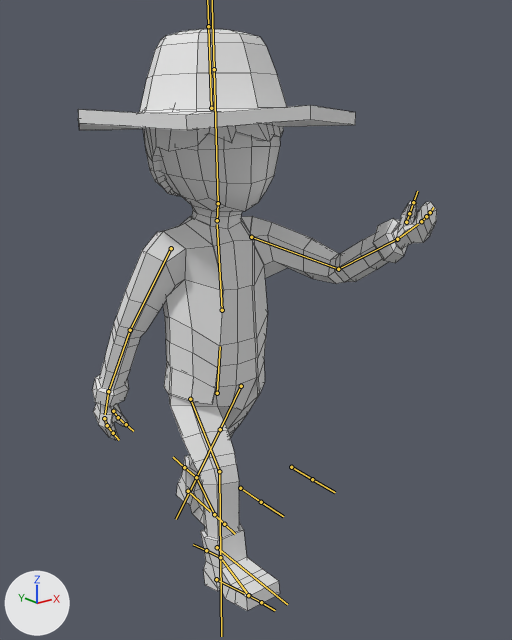
Before and after pictures for a commit that changed the FBX model OutofLight/Assets/Graphics/PlayerCharacter/Dave med lykta.fbx.
Both versions are drawn from a 50 mm camera at (-1.07, -1.541, 1.316) aimed at (0.069, -0.118, 0.746). Arrows for +X, +Y and +Z are at lower left; the lights stay in place. Both versions are drawn at frame 20 of the action 'Armature|Walk'; the numbers are the values there. The bones that bend it are drawn over the model as lines. Mesh edges are drawn as thin lines.

In view in the first picture: 'Character'.
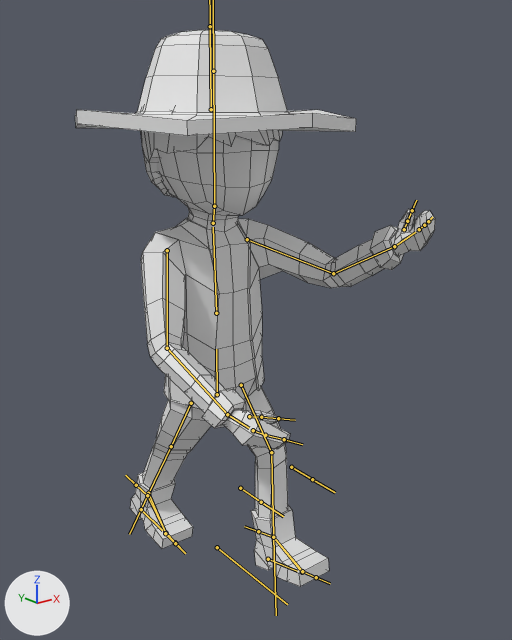
Location of each change, (x1, y1, x2, y2) in pixels of the pictures (512 x 640 px):
'Character', posed
    before: (78, 29, 437, 611)
    after: (75, 30, 435, 586)
bone 'Hat', root to tip
    before: (211, 108) to (208, 26)
    after: (211, 109) to (210, 26)
bone 'Torso', root to tip
    before: (217, 393) to (220, 346)
    after: (217, 394) to (216, 349)
bone 'Chest', root to tip
    before: (222, 310) to (217, 224)
    after: (216, 313) to (213, 227)
bone 'Upper Arm.R', root to tip
    before: (171, 248) to (130, 330)
    after: (167, 250) to (167, 348)
bone 'Lower Arm.R', root to tip
    before: (130, 330) to (108, 391)
    after: (167, 348) to (227, 414)
bone 'Upper Leg.L', root to tip
    before: (241, 386) to (220, 429)
    after: (241, 385) to (271, 452)
bone 'Lower Leg.L', root to tip
    before: (220, 429) to (196, 477)
    after: (271, 452) to (273, 537)
bone 'Upper Leg.R', root to tip
    before: (190, 399) to (219, 471)
    after: (191, 403) to (171, 446)
bone 'Lower Leg.R', root to tip
    before: (219, 471) to (220, 557)
    after: (171, 446) to (148, 493)
bone 'Leg Control.L', root to tip
    before: (188, 491) to (210, 511)
    after: (268, 559) to (297, 571)
bone 'Leg Control.R', root to tip
    before: (216, 579) to (244, 593)
    after: (141, 509) to (162, 530)
bone 'Foot.R', root to tip
    before: (220, 557) to (248, 595)
    after: (148, 493) to (165, 532)

What the commit changed:
Bone 'Hat' (bone_hat) moves from (0.1, -0.44, -0.01) to (-0.05, -0.47, 0.17).
Bone 'Hat' (bone_hat) turns from (-2, -1, 0) to (0, 0, -1) degrees about its own x, y and z.
Bone 'Torso' (bone_torso) moves from (0.0, -0.41, -0.18) to (0.0, -0.46, -0.19).
Bone 'Torso' (bone_torso) turns from (0, 0, 2) to (0, 0, -2) degrees about its own x, y and z.
Bone 'Chest' (bone_chest) turns from (-2, -1, 2) to (0, 0, -3) degrees about its own x, y and z.
Bone 'Upper Arm.R' (bone_upper_arm_r) turns from (-15, -20, -13) to (-19, 13, 28) degrees about its own x, y and z.
Bone 'Lower Arm.R' (bone_lower_arm_r) turns from (-13, -7, -16) to (-13, -8, 22) degrees about its own x, y and z.
Bone 'Upper Leg.L' (bone_upper_leg_l) turns from (-32, 0, 2) to (40, 0, -2) degrees about its own x, y and z.
Bone 'Lower Leg.L' (bone_lower_leg_l) turns from (-6, 0, 0) to (32, 0, 0) degrees about its own x, y and z.
Bone 'Upper Leg.R' (bone_upper_leg_r) turns from (38, 0, 2) to (-34, 0, -2) degrees about its own x, y and z.
Bone 'Lower Leg.R' (bone_lower_leg_r) turns from (33, 0, 0) to (-6, 0, 0) degrees about its own x, y and z.
Bone 'Leg Control.L' (bone_leg_control_l) moves from (0.0, -2.26, 0.29) to (0.0, 2.06, -0.01).
Bone 'Leg Control.L' (bone_leg_control_l) turns from (-6, 0, 0) to (15, 0, 0) degrees about its own x, y and z.
Bone 'Leg Control.R' (bone_leg_control_r) moves from (0.0, 1.85, -0.01) to (0.0, -2.42, 0.17).
Bone 'Leg Control.R' (bone_leg_control_r) turns from (14, 0, 0) to (-4, 0, 0) degrees about its own x, y and z.
Bone 'Foot.R' (bone_foot_r) moves from (0.01, 0.0, 0.0) to (0.01, -0.02, 0.15).
Bone 'Foot.R' (bone_foot_r) turns from (0, 0, 1) to (-6, 0, 1) degrees about its own x, y and z.
